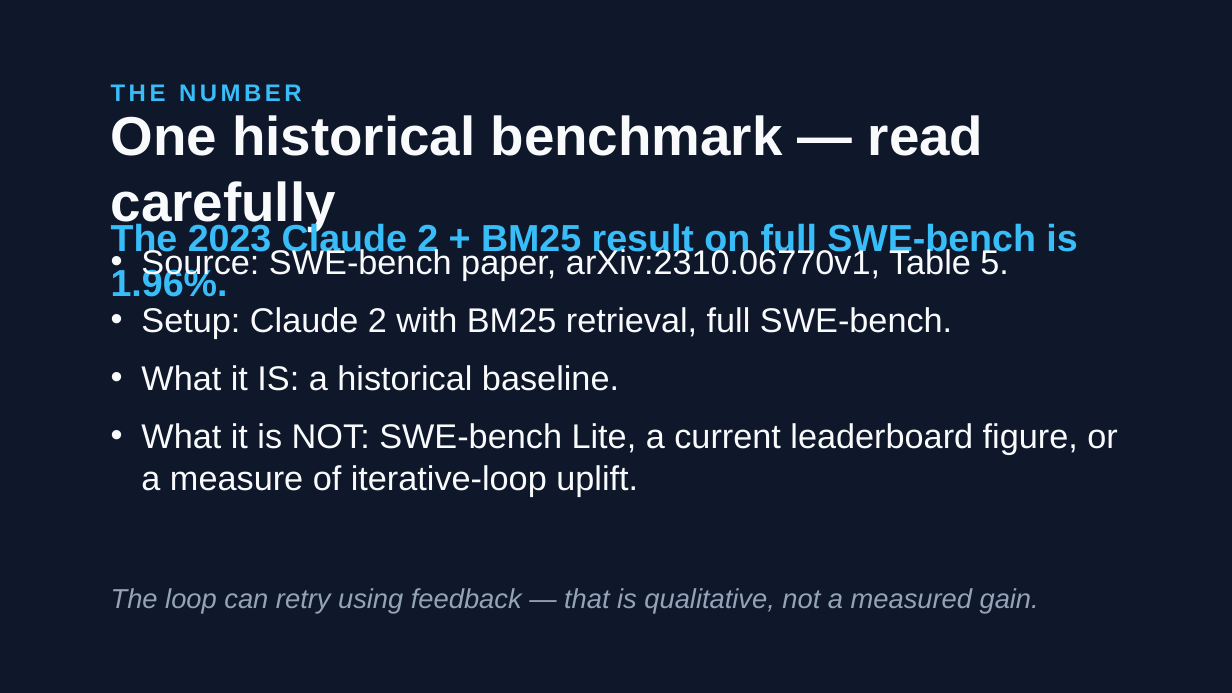
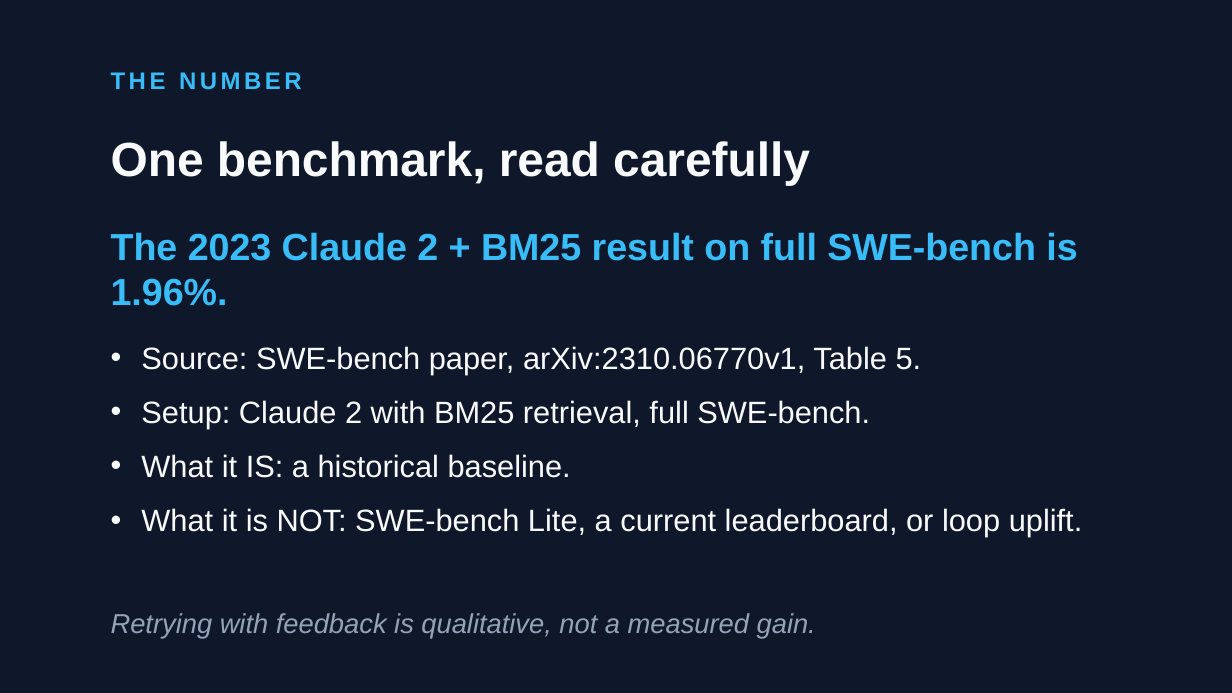
Before and after one commit to samulee003/agentic-ppt-skills, a slide deck: slide 4 of examples/agentic-coding-anatomy-pptxgenjs/exports/agentic-coding-anatomy.pptx. Drawn at 1232x693 pixels with LibreOffice and Linux fonts; fonts in the diff are those of the drawing. Boxes give left, top, right and bottom in pixels: in the first picture for what was removed or moved away, otherwise in the second. Text is boxed around its words. In the diff, an @@ line names an element or a change of style, - is before the commit and + after.

```diff
--- a/examples/agentic-coding-anatomy-pptxgenjs/exports/agentic-coding-anatomy.pptx
+++ b/examples/agentic-coding-anatomy-pptxgenjs/exports/agentic-coding-anatomy.pptx
@@ text "THE NUMBER": place and size @@
-text "THE NUMBER" at box(111, 84, 302, 102)
+text "THE NUMBER" at box(111, 72, 302, 90)
@@ text at box(111, 141, 810, 185): text changed; size 32 to 28 pt @@
-One historical benchmark — read carefully
+One benchmark, read carefully
@@ text "The 2023 Claude 2 + ...": place and size @@
-text "The 2023 Claude 2 + ..." at box(111, 221, 1077, 297)
+text "The 2023 Claude 2 + ..." at box(111, 232, 1077, 306)
@@ text "Source: SWE-bench paper, arXiv:2310.06770v1, Table ...": place and size @@
-text "Source: SWE-bench paper, arXiv:2310.06770v1, Table ..." at box(141, 246, 1117, 496)
+text "Source: SWE-bench paper, arXiv:2310.06770v1, Table ..." at box(141, 346, 1083, 537)
@@ text at box(141, 346, 922, 478): size 20 to 18 pt in "Source: SWE-bench paper, arXiv:2310.06770v1, Table 5.", "Setup: Claude 2 with BM25 retrieval, full ...", "What it IS: a historical baseline." @@
@@ text at box(141, 508, 1083, 537): text changed; size 20 to 18 pt @@
-• What it is NOT: SWE-bench Lite, a current leaderboard figure, or a measure of iterative-loop uplift.
+• What it is NOT: SWE-bench Lite, a current leaderboard, or loop uplift.
@@ text at box(111, 613, 816, 638): text changed @@
-The loop can retry using feedback — that is qualitative, not a measured gain.
+Retrying with feedback is qualitative, not a measured gain.
```
Also in this commit, not shown: 4 other slides changed, 21 other files.
